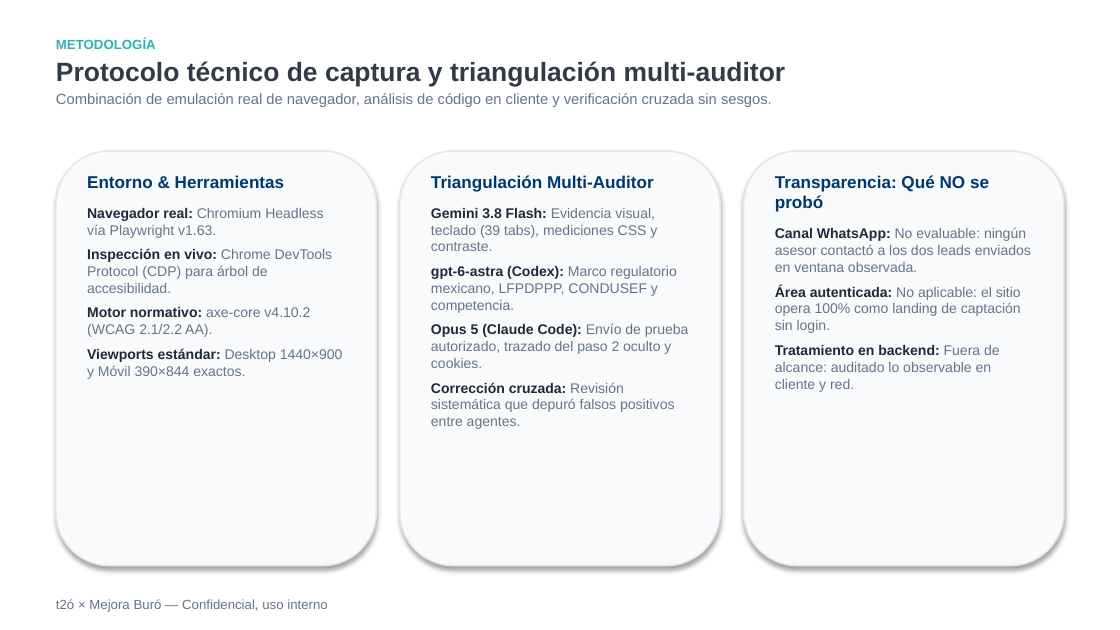
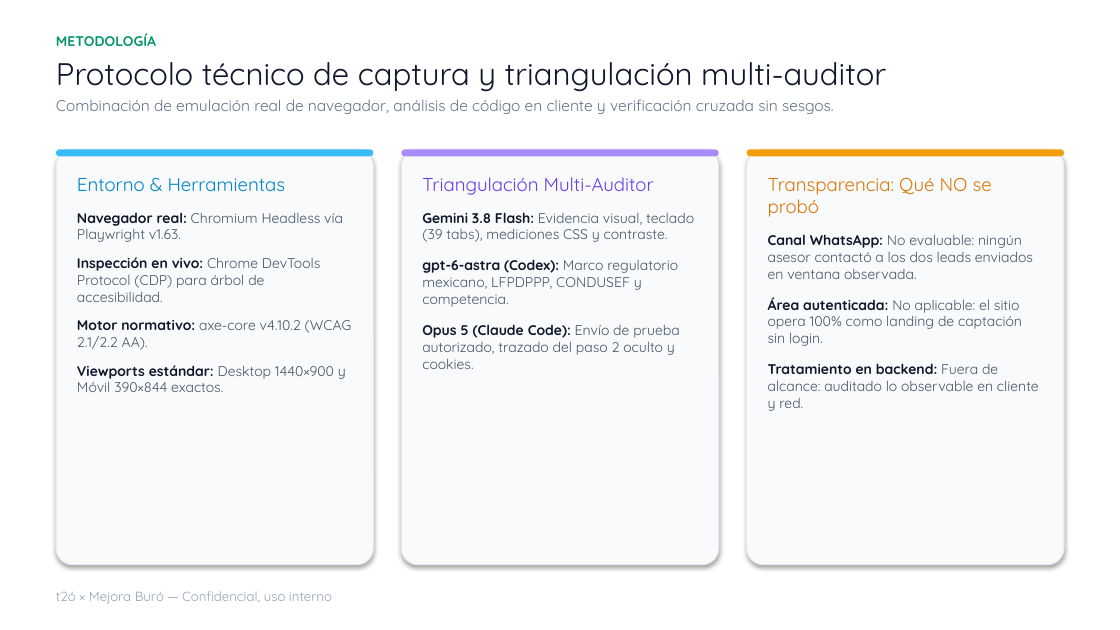
Before and after one commit to AmauriRodriguexX/mejora-tu-buro, a slide deck: slide 4 of entrega-final/auditoria-ux-mejoraburo-t2o.pptx (slide 3 before the commit). Drawn at 1120x630 pixels with LibreOffice and Linux fonts; fonts in the diff are those of the drawing; background and template pictures are left out. Boxes give left, top, right and bottom in pixels: in the first picture for what was removed or moved away, otherwise in the second. Text is boxed around its words. In the diff, an @@ line names an element or a change of style, - is before the commit and + after.

```diff
--- a/entrega-final/auditoria-ux-mejoraburo-t2o.pptx
+++ b/entrega-final/auditoria-ux-mejoraburo-t2o.pptx
@@ text "METODOLOGÍA" at [56,33,886,114]: size 8.5 to 9 pt, text colour #30AFB8 to #059669 in "METODOLOGÍA"; font Arial to Quicksand; size 17 to 20 pt, text colour #313B48 to #0F172A, bold off in "Protocolo técnico de captura y triangulación multi-auditor"; size 9.5 to 10 pt in "Combinación de emulación real de navegador, análisis ..."; less space between paragraphs; more space between paragraphs @@
@@ text "Entorno & Herramientas": place and size @@
-text "Entorno & Herramientas" at [87,175,343,379]
+text "Entorno & Herramientas" at [77,178,352,392]
@@ text "Entorno & Herramientas" at [77,178,352,392]: size 11 to 12 pt, text colour #00386E to #0284C7, bold off in "Entorno & Herramientas"; font Arial to Quicksand; text colour #1E293B to #0F172A in "Navegador real:", "Inspección en vivo:", "Motor normativo:", "Viewports estándar:"; text colour #64748B to #475569 in "Chromium Headless vía Playwright v1.63.", "Chrome DevTools Protocol (CDP) para árbol de ...", "axe-core v4.10.2 (WCAG 2.1/2.2 AA).", "Desktop 1440×900 y Móvil 390×844 exactos."; less space between paragraphs; more space between paragraphs @@
@@ rounded rectangle added at [56,149,373,156], fill #38BDF8 @@
@@ text "Triangulación Multi-Auditor": place and size @@
-text "Triangulación Multi-Auditor" at [431,175,689,429]
+text "Triangulación Multi-Auditor" at [422,177,694,369]
@@ text "Triangulación Multi-Auditor" at [422,177,694,369]: size 11 to 12 pt, text colour #00386E to #6A3EE8, bold off in "Triangulación Multi-Auditor"; font Arial to Quicksand; text colour #1E293B to #0F172A in "Gemini 3.8 Flash:", "gpt-6-astra (Codex):", "Opus 5 (Claude Code):"; text colour #64748B to #475569 in "Evidencia visual, teclado (39 tabs), mediciones CSS ...", "Marco regulatorio mexicano, LFPDPPP, CONDUSEF y competencia.", "Envío de prueba autorizado, trazado del paso ..."; less space between paragraphs; more space between paragraphs @@
@@ rounded rectangle added at [401,149,718,156], fill #A78BFA @@
@@ text "Transparencia: Qué NO se probó": place and size @@
-text "Transparencia: Qué NO se probó" at [775,175,1031,392]
+text "Transparencia: Qué NO se probó" at [768,177,1039,411]
@@ text "Transparencia: Qué NO se probó" at [768,177,1039,411]: size 11 to 12 pt, text colour #00386E to #D97706, bold off in "Transparencia: Qué NO se probó"; font Arial to Quicksand; text colour #1E293B to #0F172A in "Canal WhatsApp:", "Área autenticada:", "Tratamiento en backend:"; text colour #64748B to #475569 in "No evaluable: ningún asesor contactó a los ...", "No aplicable: el sitio opera 100% como ...", "Fuera de alcance: auditado lo observable en ..."; less space between paragraphs; more space between paragraphs @@
@@ outline #E2E8F0 1 pt to #E2E8F0 0.75 pt; proportions changed in 3 elements at [401,149,718,564], [56,149,373,564], [747,149,1064,564] @@
@@ rounded rectangle added at [747,149,1064,156], fill #F59E0B @@
@@ text at [431,382,674,429]: paragraph removed @@
-Corrección cruzada: Revisión sistemática que depuró falsos positivos entre agentes.
@@ text "t2ó × Mejora Buró — ...": place and size @@
-text "t2ó × Mejora Buró — ..." at [56,599,327,612]
+text "t2ó × Mejora Buró — ..." at [56,591,332,604]
@@ text "t2ó × Mejora Buró — ..." at [56,591,332,604]: font Arial to Quicksand, text colour #64748B to #94A3B8 @@
```
Also in this commit, not shown: 22 other slides changed, 1 slide added, 2 slides removed, 5 other files.
